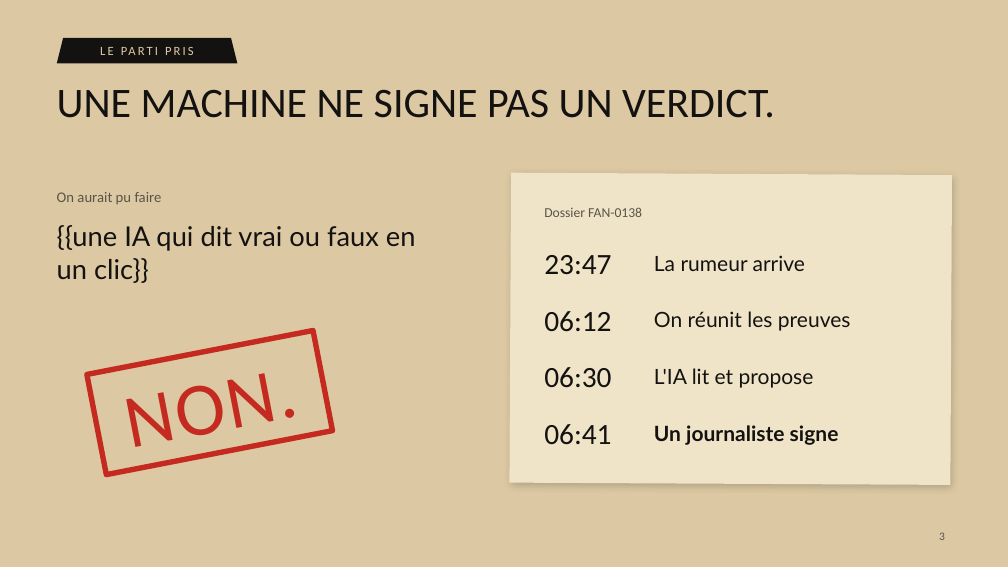
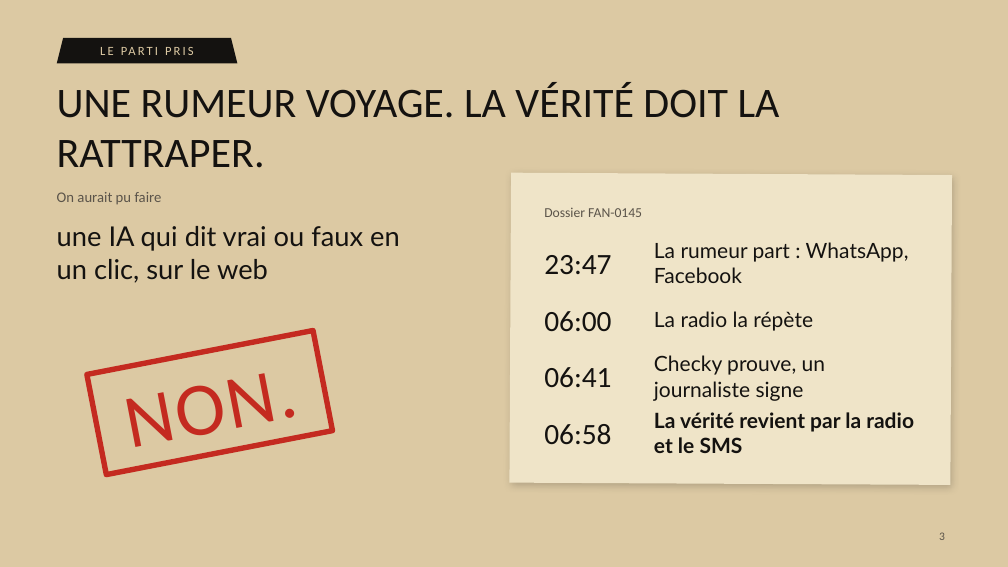
Before and after one commit to 0nlyDevs/checky-platform, a slide deck: slide 3 of docs/pitch/deck/fanilo-pitch.pptx. Drawn at 1008x567 pixels with LibreOffice and Linux fonts; fonts in the diff are those of the drawing. Boxes give left, top, right and bottom in pixels: in the first picture for what was removed or moved away, otherwise in the second. Text is boxed around its words. In the diff, an @@ line names an element or a change of style, - is before the commit and + after.

```diff
--- a/docs/pitch/deck/fanilo-pitch.pptx
+++ b/docs/pitch/deck/fanilo-pitch.pptx
@@ title at [57,83,780,168]: text changed @@
-UNE MACHINE NE SIGNE PAS UN VERDICT.
+UNE RUMEUR VOYAGE. LA VÉRITÉ DOIT LA RATTRAPER.
@@ text at [544,208,642,217]: text changed @@
-Dossier FAN-0138
+Dossier FAN-0145
@@ text at [57,226,400,283]: text changed @@
-{{une IA qui dit vrai ou faux en un clic}}
+une IA qui dit vrai ou faux en un clic, sur le web
@@ text at [654,242,909,283]: text changed @@
-La rumeur arrive
+La rumeur part : WhatsApp, Facebook
@@ text at [544,311,611,332]: text changed @@
-06:12
+06:00
@@ text at [654,311,813,331]: text changed @@
-On réunit les preuves
+La radio la répète
@@ text at [654,355,825,401]: text changed @@
-L'IA lit et propose
+Checky prouve, un journaliste signe
@@ text at [544,367,611,388]: text changed @@
-06:30
+06:41
@@ text at [654,412,914,453]: text changed @@
-Un journaliste signe
+La vérité revient par la radio et le SMS
@@ text at [544,424,611,445]: text changed @@
-06:41
+06:58
```
Also in this commit, not shown: 5 other slides changed, 2 slides added, 2 slides removed, 2 other files.
